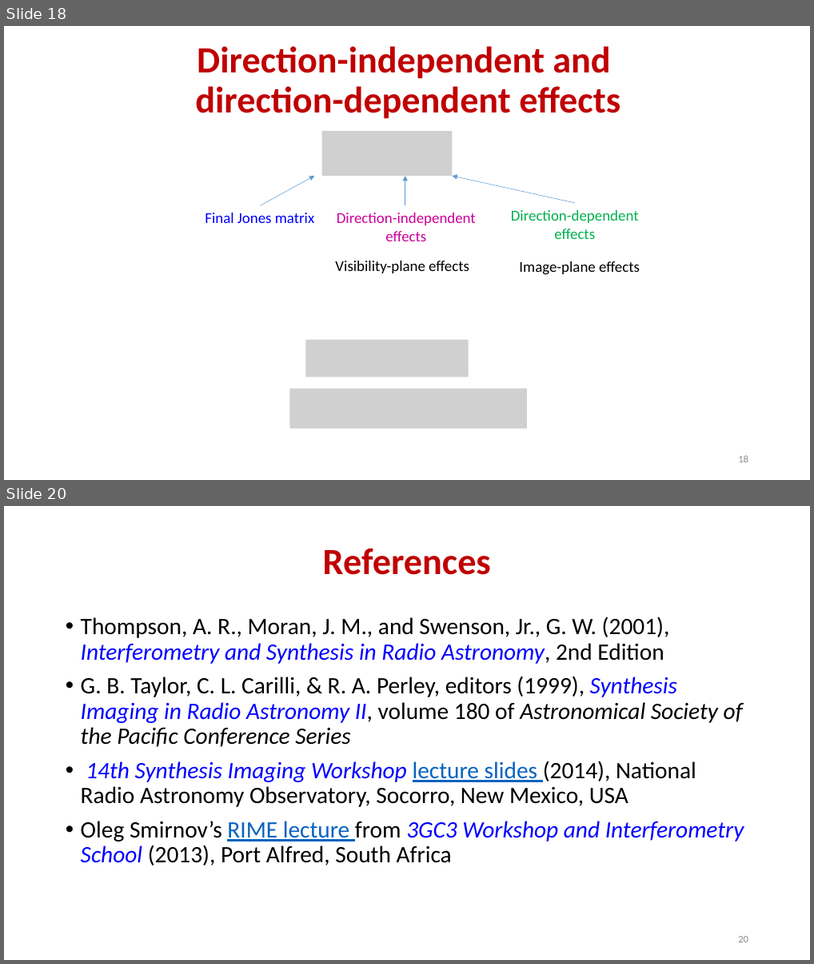
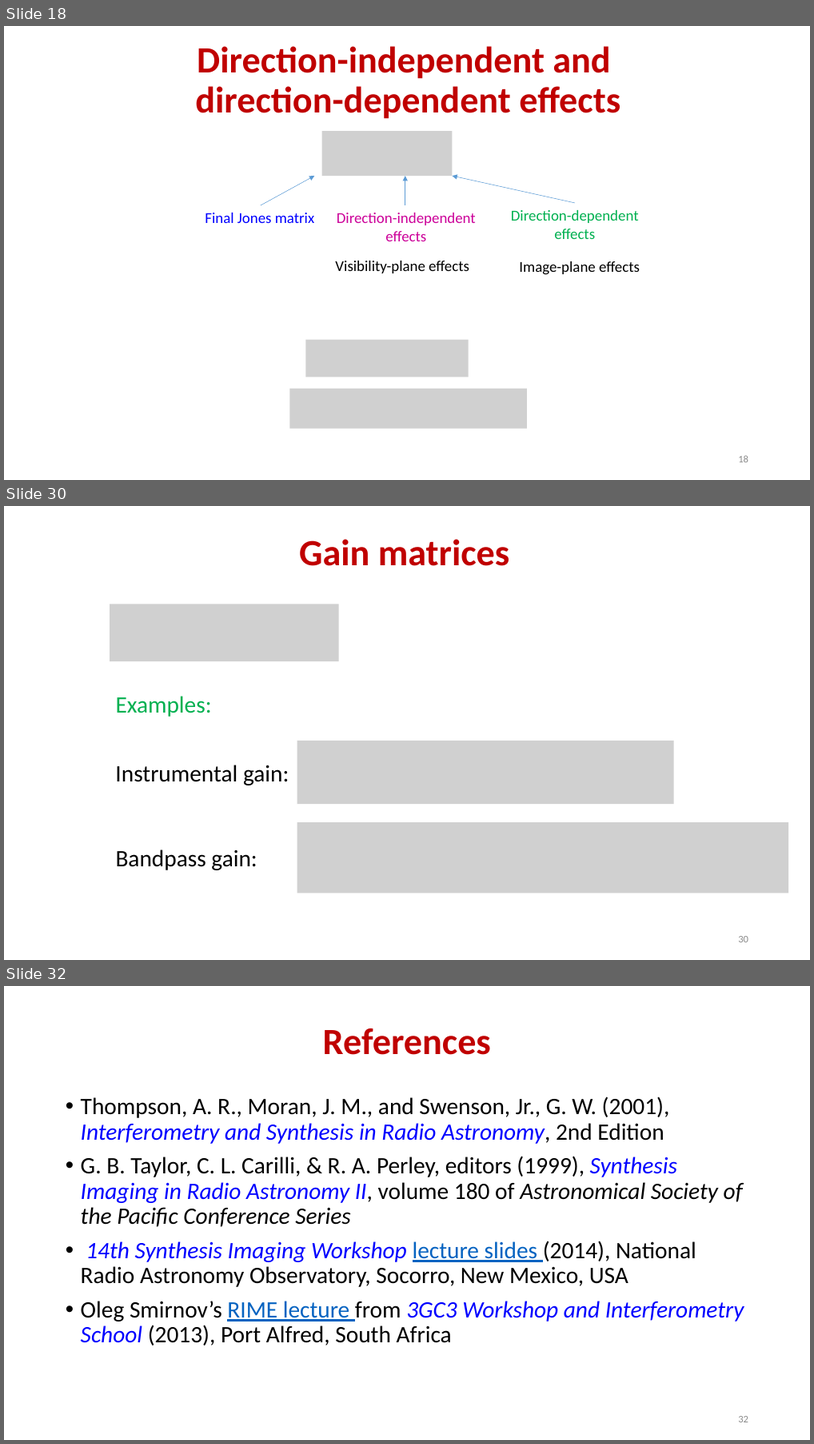
Before and after one commit to ratt-ru/ratt-interferometry-course, a slide deck: lectures/calibration/RIME.pptx. Shown one above the other, each under a label of ours: slides 18 and 20 before the commit, slides 18, 30 and 32 after it; the slides between them are not shown. The pictures are 814x964 and 814x1444 pixels, drawn with LibreOffice and Linux fonts; fonts in the diff are those of the drawing; grey boxes stand for pictures. Boxes give left, top, right and bottom in pixels: in the first picture for what was removed or moved away, otherwise in the second. Text is boxed around its words. In the diff, an @@ line names an element or a change of style, - is before the commit and + after.

```diff
--- a/lectures/calibration/RIME.pptx
+++ b/lectures/calibration/RIME.pptx
@@ slide 30 added at <box>4,506,810,960</box>, background #FFFFFF @@
@@ title added at <box>299,539,510,566</box>, 44 pt, text #C00000, bold @@
+Gain matrices
@@ picture added at <box>110,604,339,661</box> @@
@@ text added at <box>116,696,212,716</box>, 28 pt, text #00B050 @@
+Examples:
@@ picture added at <box>298,740,674,804</box> @@
@@ text added at <box>115,764,289,785</box>, 28 pt, text #000000 @@
+Instrumental gain:
@@ picture added at <box>298,822,790,893</box> @@
@@ text added at <box>116,849,257,870</box>, 28 pt, text #000000 @@
+Bandpass gain:
@@ page number added at <box>738,936,749,942</box>, 12 pt, text #8C8C8C @@
+30
@@ what was slide 20 is now slide 32 @@
@@ page number at <box>738,1416,749,1422</box>: text changed @@
-20
+32
```
Also in this commit, not shown: 3 slides changed, 11 other slides added, 2 other files.
